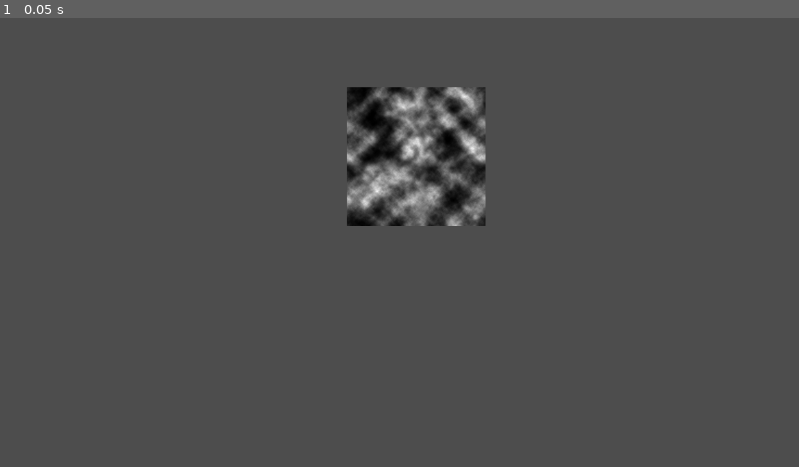
Above: before the commit, frame 1.
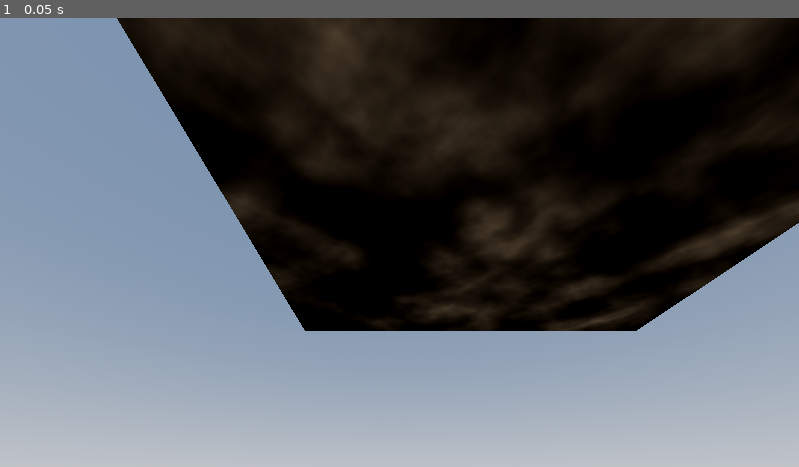
Above: after the commit, the same moment.

Repository: MidnightWolfe/COMP360-A1
Game: Godot game, scene res://greyscale image.tscn
Two runs of this game, one before a commit and one after it. Both use one fixed random seed, a clock stepped at 60 frames per second and the inputs below.
Inputs:
- Up to frame 1 (0.05 s): no input

The runs differ from the first frame. In frame 1, 99% of the frame differs, in the area x 0-100%, y 0-100%.

Commit message:
Changed 2D Image to 3D Space and added it as 1 image in the space, not in quads

Diff:
--- a/assignment-1/2dgreyscale.gd
+++ b/assignment-1/2dgreyscale.gd
@@ -1,34 +1,54 @@
-#Jannine was here!
-extends Node2D
+extends Node3D
 
-func _ready() -> void:
-	await origin.ready
-	greyscale_image()
+
+var st = SurfaceTool.new()
+
+
+func _ready():
+	var land = MeshInstance3D.new()
+
+	# start of making geometry
+	st.begin(Mesh.PRIMITIVE_TRIANGLES)
+	var count : Array[int] = [0]
+
+	_quad(count)
+
+	st.generate_normals()
+	var mesh = st.commit()
+	land.mesh = mesh
+	var material = StandardMaterial3D.new()
+	var noise = FastNoiseLite.new()
+	var img = noise.get_image(256, 256)
+	material.albedo_texture = ImageTexture.create_from_image(img)
+	land.set_surface_override_material(0, material)
+	add_child(land)
 	pass
 
 
-@onready var origin : Node2D = $".."
+func _quad(count : Array[int]):
+	# surface coordinate UVs have v-axis (y-axis) positive in down direction
+	# must match each UV coordinate in order with vertex coordinates
+	st.set_uv( Vector2(0, 1) )
+	st.add_vertex( Vector3(0, 0, 0) )
+	count[0] += 1
+	st.set_uv( Vector2(1, 1) )
+	st.add_vertex( Vector3(1, 0, 0) )
+	count[0] += 1
+	st.set_uv( Vector2(1, 0) )
+	st.add_vertex( Vector3(1, 0, 1) )
+	count[0] += 1
+	st.set_uv( Vector2(0, 0) )
+	st.add_vertex( Vector3(0, 0, 1) )
+	count[0] += 1
 
-func greyscale_image():
-	var cell_noise = FastNoiseLite.new()
-	cell_noise.set_noise_type(FastNoiseLite.TYPE_CELLULAR)
-	cell_noise.noise_type = 4
-	cell_noise.fractal_octaves = 6
-	cell_noise.frequency = 0.04
-	cell_noise.cellular_jitter = 1
-	cell_noise.cellular_distance_function = 2
-	cell_noise.cellular_return_type = 2
-	var image_noise = cell_noise.get_seamless_image(200,200)
-	var image = Image.create(200, 200, false, Image.FORMAT_RGB8)
-	for x in range (200):
-		for y in range(200):
-			#Trying to change the black / white ratio in the image and give highlights
-			image.set_pixel(x, y, Color(1.0,1.0,1.0,1.0) * image_noise.get_pixel(x,y) * image_noise.get_pixel(x,y))
-	var texture = ImageTexture.create_from_image(image)
-	var sprite = Sprite2D.new()
-	sprite.position = Vector2(600,200)
-	sprite.texture = texture
-	sprite.texture_filter = CanvasItem.TEXTURE_FILTER_NEAREST
-	origin.add_child(sprite)
+	# list triangle vertex indices with the trianlge
+	#   facing toward camera so that it has vertices labeled here given in clockwise order
+	st.add_index(count[0] - 4)
+	st.add_index(count[0] - 3)
+	st.add_index(count[0] - 2)
+
+	st.add_index(count[0] - 4)
+	st.add_index(count[0] - 2)
+	st.add_index(count[0] - 1)
 
 	pass
--- a/assignment-1/greyscale image.tscn
+++ b/assignment-1/greyscale image.tscn
@@ -1,8 +1,31 @@
-[gd_scene load_steps=2 format=3 uid="uid://cirwxnbsl2kuv"]
+[gd_scene load_steps=5 format=3 uid="uid://cirwxnbsl2kuv"]
 
-[ext_resource type="Script" path="res://2dgreyscale.gd" id="1_ujnjg"]
+[ext_resource type="Script" path="res://greyscale_image.gd" id="1_4t6h6"]
 
-[node name="origin" type="Node2D"]
+[sub_resource type="ProceduralSkyMaterial" id="ProceduralSkyMaterial_i4bgi"]
+sky_horizon_color = Color(0.64625, 0.65575, 0.67075, 1)
+ground_horizon_color = Color(0.64625, 0.65575, 0.67075, 1)
 
-[node name="greyscale image" type="Node2D" parent="."]
-script = ExtResource("1_ujnjg")
+[sub_resource type="Sky" id="Sky_ys6y1"]
+sky_material = SubResource("ProceduralSkyMaterial_i4bgi")
+
+[sub_resource type="Environment" id="Environment_h4380"]
+background_mode = 2
+sky = SubResource("Sky_ys6y1")
+tonemap_mode = 2
+glow_enabled = true
+
+[node name="origin" type="Node3D"]
+
+[node name="WorldEnvironment" type="WorldEnvironment" parent="."]
+environment = SubResource("Environment_h4380")
+
+[node name="Camera3D" type="Camera3D" parent="."]
+transform = Transform3D(1, 0, 0, 0, 0.766044, -0.642788, 0, 0.642788, 0.766044, 0.270068, -0.363357, 0.845901)
+
+[node name="greyscale image" type="Node3D" parent="."]
+transform = Transform3D(1, 0, 0, 0, 1, 0, 0, 0, 1, -0.0153378, 0, 0)
+script = ExtResource("1_4t6h6")
+
+[node name="DirectionalLight3D" type="DirectionalLight3D" parent="."]
+transform = Transform3D(1, 0, 0, 0, 1, 0, 0, 0, 1, 0, -0.209252, -0.00680649)
--- /dev/null
+++ b/assignment-1/greyscale_image.gd
@@ -0,0 +1,95 @@
+extends Node3D
+
+var st = SurfaceTool.new()
+
+func _ready() -> void:
+	var landscape = MeshInstance3D.new()
+	st.begin(Mesh.PRIMITIVE_TRIANGLES)
+
+	st.set_uv(Vector2(0,0))
+	st.add_vertex(Vector3(0,0,0))
+	st.set_uv(Vector2(0,1))
+	st.add_vertex(Vector3(0,0,1))
+	st.set_uv(Vector2(1,1))
+	st.add_vertex(Vector3(1,0,1))
+	st.set_uv(Vector2(1,0))
+	st.add_vertex(Vector3(1,0,0))
+
+	st.add_index(0)
+	st.add_index(1)
+	st.add_index(2)
+
+	st.add_index(0)
+	st.add_index(2)
+	st.add_index(3)
+
+	st.generate_normals()
+	var mesh = st.commit()
+	landscape.mesh = mesh
+
+	#var img = greyscale_image() #Trying to get the image generation from a different function
+
+	#Just putting this here until we can figure out how to return the img in a function
+	var cell_noise = FastNoiseLite.new()
+	cell_noise.set_noise_type(FastNoiseLite.TYPE_CELLULAR)
+	cell_noise.noise_type = 4
+	cell_noise.fractal_octaves = 6
+	cell_noise.frequency = 0.04
+	cell_noise.cellular_jitter = 1
+	cell_noise.cellular_distance_function = 2
+	cell_noise.cellular_return_type = 2
+	var image_noise = cell_noise.get_seamless_image(200,200)
+	var image = Image.create(200, 200, false, Image.FORMAT_RGB8)
+	for x in range (200):
+		for y in range(200):
+			#Trying to change the black / white ratio in the image and give highlights
+			## Color(r,b,g,a) - r = red, b = blue, g= green, a = alpha
+			image.set_pixel(x, y, Color(1.0, 1.0, 1.0, 1.0) * image_noise.get_pixel(x,y) * image_noise.get_pixel(x,y))
+
+
+	var mat = StandardMaterial3D.new()
+	mat.albedo_texture = ImageTexture.create_from_image(image)
+	landscape.set_surface_override_material(0, mat)
+	add_child(landscape)
+
+	pass
+
+#### Creates a new "FastNoiseLite" object called cell_noise and defines the shape of the object
+#### Then, colors the object - in this case, black and white
+#### lastly, generates a new 2D sprite in the viewable window
+
+
+#Ignore this function for now, if we get the rest working, then I'll try to return the image
+#through the function
+func greyscale_image():
+	var cell_noise = FastNoiseLite.new()
+	cell_noise.set_noise_type(FastNoiseLite.TYPE_CELLULAR)
+	cell_noise.noise_type = 4
+	cell_noise.fractal_octaves = 6
+	cell_noise.frequency = 0.04
+	cell_noise.cellular_jitter = 1
+	cell_noise.cellular_distance_function = 2
+	cell_noise.cellular_return_type = 2
+
+	## "get_seamless_image" - Returns an Image object containing seamless 2D noise values.
+	var image_noise = cell_noise.get_seamless_image(200,200)
+
+	#### Colors the object - in this case, black and white
+	var image = Image.create(200, 200, false, Image.FORMAT_RGB8)
+	for x in range (200):
+		for y in range(200):
+			#Trying to change the black / white ratio in the image and give highlights
+			## Color(r,b,g,a) - r = red, b = blue, g= green, a = alpha
+			image.set_pixel(x, y, Color(1.0, 1.0, 1.0, 1.0) * image_noise.get_pixel(x,y) * image_noise.get_pixel(x,y))
+
+
+	var texture = ImageTexture.create_from_image(image)
+	return texture
+	#### Generates a new sprite in the viewable window
+	#var sprite = Sprite2D.new()
+	#sprite.position = Vector2(600,200)
+	#sprite.texture = texture
+	#sprite.texture_filter = CanvasItem.TEXTURE_FILTER_NEAREST
+	#origin.add_child(sprite)
+
+pass
